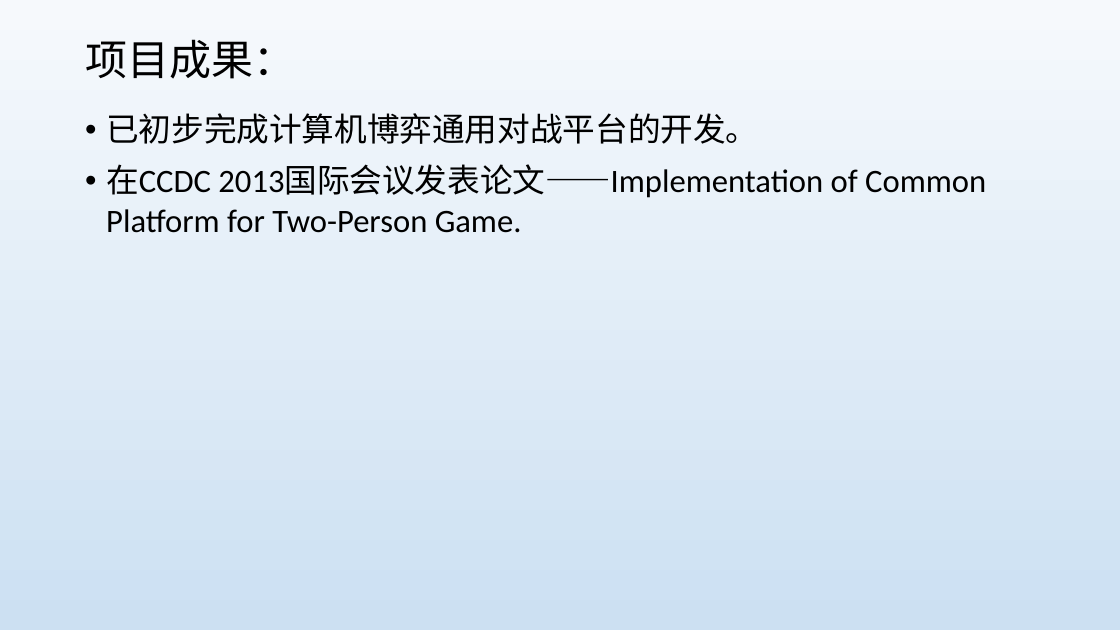
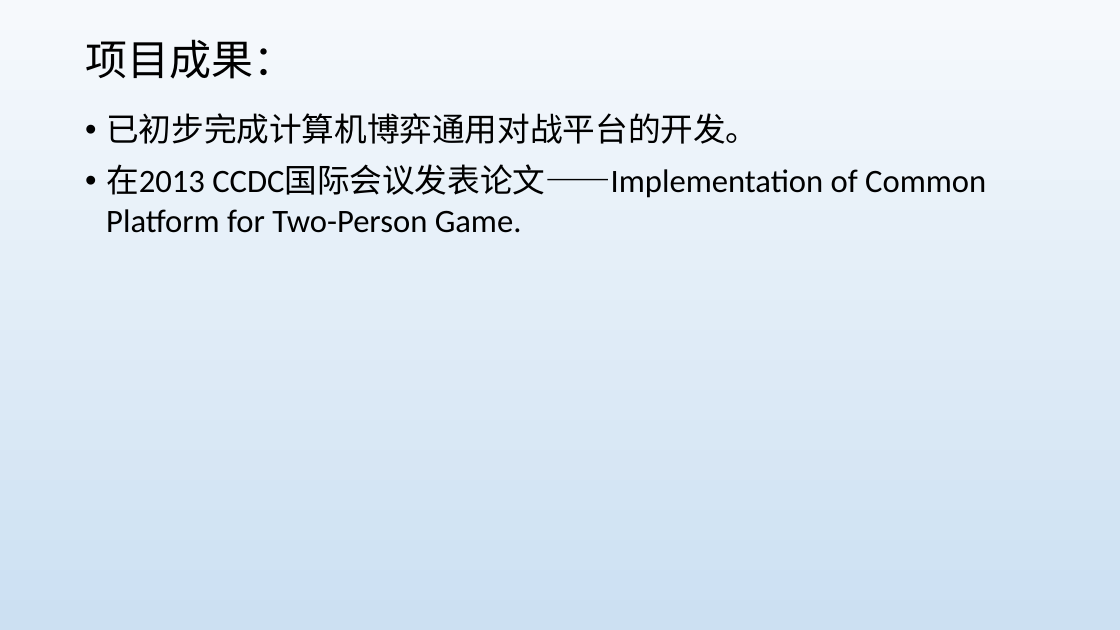
Before and after one commit to ifplusor/SAUGamePlatform, a slide deck: slide 5 of 大创/中期检查.ppt. Drawn at 1120x630 pixels with LibreOffice and Linux fonts; fonts in the diff are those of the drawing. Boxes give left, top, right and bottom in pixels: in the first picture for what was removed or moved away, otherwise in the second. Text is boxed around its words. In the diff, an @@ line names an element or a change of style, - is before the commit and + after.

```diff
--- a/大创/中期检查.ppt
+++ b/大创/中期检查.ppt
@@ text at bbox=[106, 164, 986, 233]: text changed @@
-• 在CCDC 2013国际会议发表论文——Implementation of Common Platform for Two-Person Game.
+• 在2013 CCDC国际会议发表论文——Implementation of Common Platform for Two-Person Game.
```
Also in this commit, not shown: 3 other files.
